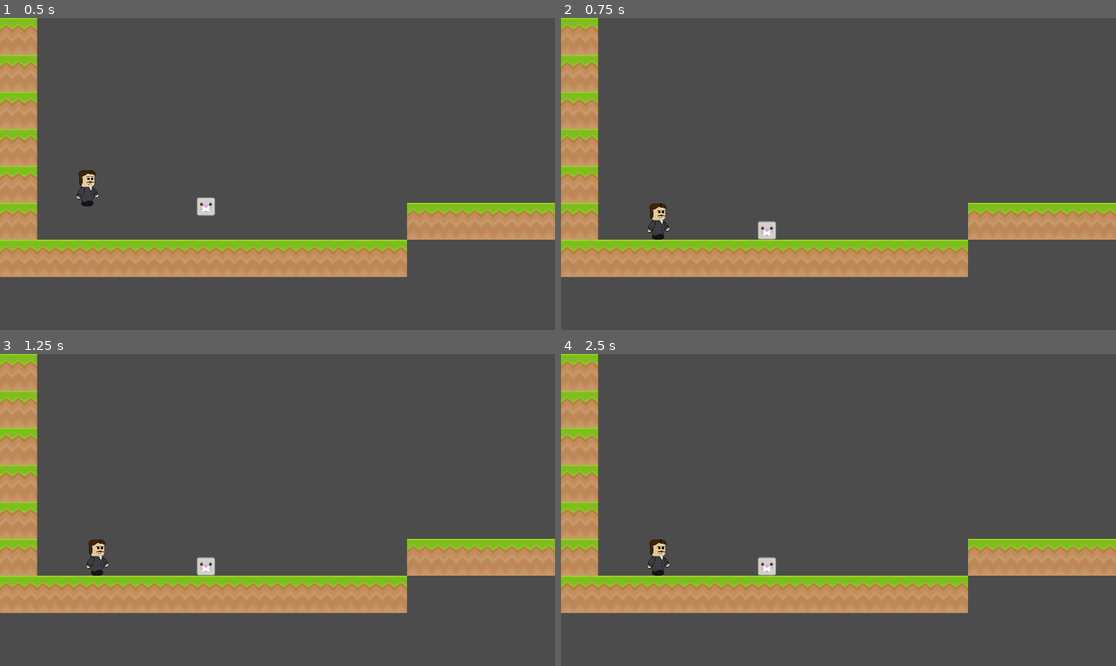
Above: before the commit, frames 1-4 (two rows, left to right).
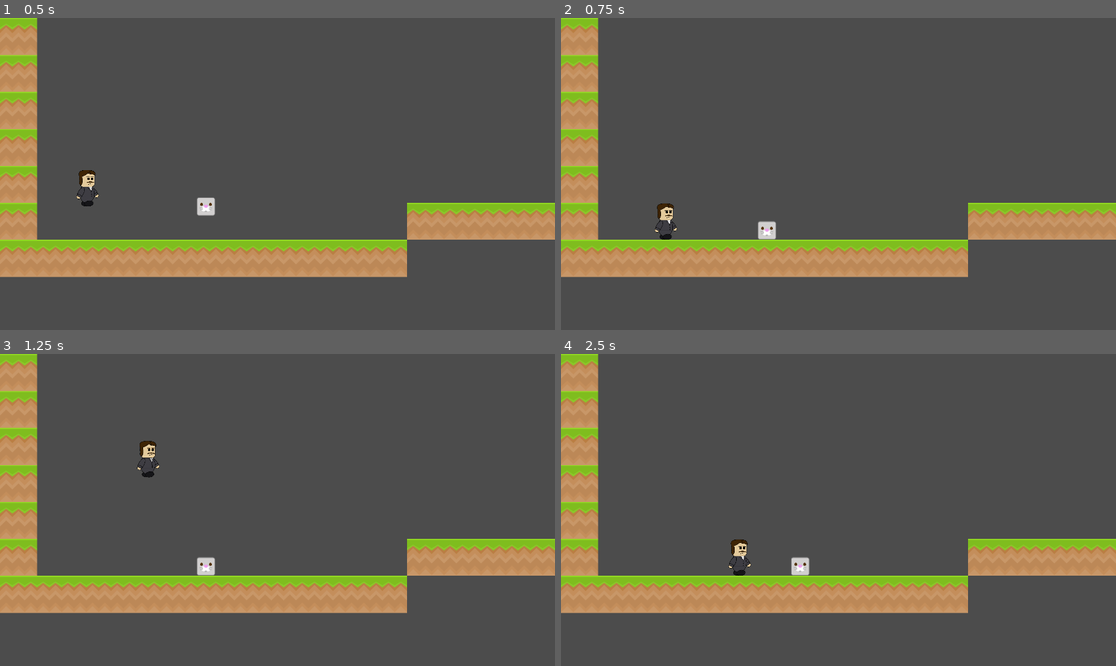
Above: after the commit, the same moments.

Repository: mariohm1311/GULjamon_game
Game: Godot game, scene res://scenes/main_test.tscn
Two runs of this game, one before a commit and one after it. Both use one fixed random seed, a clock stepped at 60 frames per second and the inputs below.
Inputs:
- Up to frame 1 (0.5 s): no input
- Up to frame 2 (0.75 s): hold D (go_right1) from 0.53 s (still down); hold S (crouch1) from 0.53 s (still down)
- Up to frame 3 (1.25 s): keep holding D (go_right1); keep holding S (crouch1); tap W (jump1) at 0.77 s
- Up to frame 4 (2.5 s): release S (crouch1) at 1.28 s; tap Left (go_left2) at 1.35 s; tap W (jump1) at 1.52 s; release D (go_right1) at 2.03 s; hold A (go_left1) from 2.03 s (still down); hold Right (go_right2) from 2.03 s (still down)

Frame 1 is identical in both runs. In frame 2, 0.3% of the frame differs, in the area x 15-21%, y 59-72%; in frame 3, 0.4%; in frame 4, 0.8%, in the area x 15-45%, y 59-72%.

Commit message:
todo ok

Diff:
--- a/assets/characters/scene/character1.gd
+++ b/assets/characters/scene/character1.gd
@@ -1,7 +1,7 @@
 extends KinematicBody2D
 
 export var vel_scalar = 300
-export var jump = 500
+export var jump = 1000
 export var g_force = 20
 var vel = Vector2()
 
@@ -19,7 +19,7 @@
 		pass
 
 
-	move_and_collide(vel*delta)
+	move_and_slide(vel, Vector2(0,-1))
 
 
 
--- a/assets/characters/scene/character2.gd
+++ b/assets/characters/scene/character2.gd
@@ -2,7 +2,7 @@
 
 
 export var vel_scalar = 300
-export var jump = 500
+export var jump = 1000
 export var g_force = 20
 var vel = Vector2()
 
@@ -20,7 +20,7 @@
 		pass
 
 
-	move_and_collide(vel*delta)
+	move_and_slide(vel, Vector2(0,-1))
 
 
 
--- a/scenes/main_test.tscn
+++ b/scenes/main_test.tscn
@@ -11,7 +11,9 @@
 [node name="Character1" parent="Node2D" index="2" instance=ExtResource( 2 )]
 
 position = Vector2( 302.956, 434.137 )
+jump = 1000
 
 [node name="character2" parent="Node2D" index="3" instance=ExtResource( 3 )]
 
 position = Vector2( 712.528, 497.627 )
+jump = 1000
